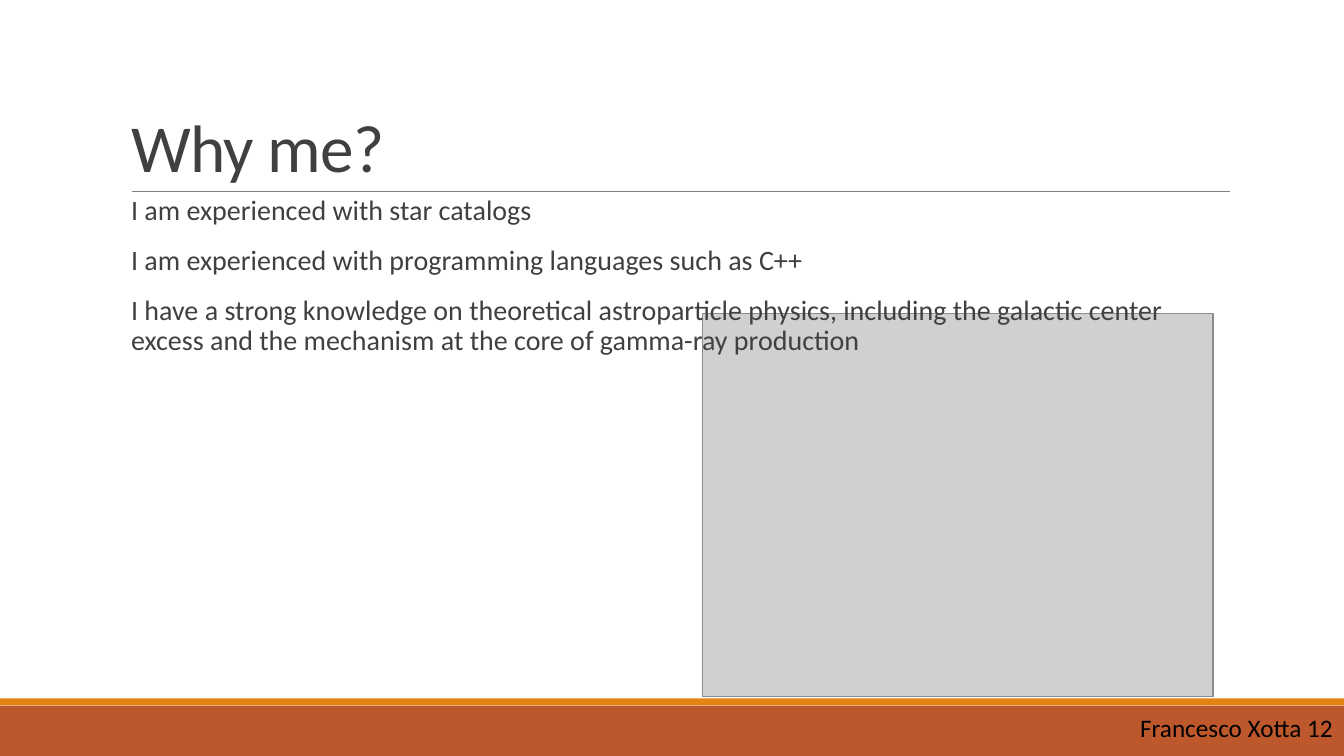
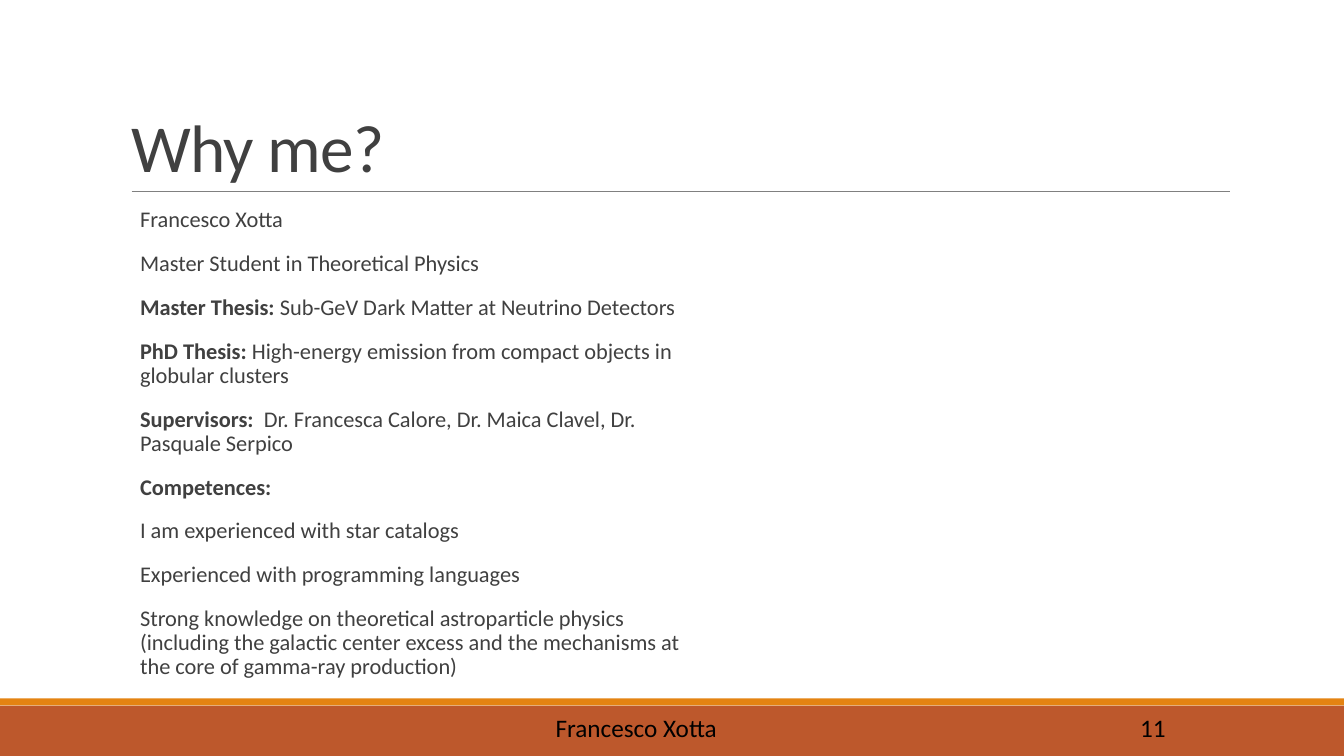
Before and after one commit to X0774/SimulationofGCE, a slide deck: slide 12 of Presentation.pptm (slide 13 before the commit). Drawn at 1344x756 pixels with LibreOffice and Linux fonts; fonts in the diff are those of the drawing; grey boxes stand for pictures. Boxes give left, top, right and bottom in pixels: in the first picture for what was removed or moved away, otherwise in the second. Text is boxed around its words. In the diff, an @@ line names an element or a change of style, - is before the commit and + after.

```diff
--- a/Presentation.pptm
+++ b/Presentation.pptm
@@ text "Francesco Xotta": place and size @@
-text "Francesco Xotta" at [131,200,1162,357]
+text "Francesco Xotta" at [140,212,679,678]
@@ text at [140,212,675,499]: paragraphs added @@
+  Francesco Xotta
+  Master Student in Theoretical Physics
+  Master Thesis: Sub-GeV Dark Matter at Neutrino Detectors
+  PhD Thesis: High-energy emission from compact objects in globular clusters
+  Supervisors: Dr. Francesca Calore, Dr. Maica Clavel, Dr. Pasquale Serpico
+  Competences:
@@ picture removed at [703,314,1213,697] @@
@@ text at [140,522,459,542]: size 20 to 16 pt in "I am experienced with star catalogs" @@
@@ text at [140,566,679,678]: text changed; size 20 to 16 pt @@
-  I am experienced with programming languages such as C++
-  I have a strong knowledge on theoretical astroparticle physics, including the galactic center excess and the mechanism at the core of gamma-ray production
+  Experienced with programming languages
+  Strong knowledge on theoretical astroparticle physics (including the galactic center excess and the mechanisms at the core of gamma-ray production)
@@ text added at [556,721,717,737], 18 pt, text #000000 @@
+Francesco Xotta
@@ text at [1140,720,1166,737]: text changed @@
-Francesco Xotta 12
+11
```
Also in this commit, not shown: 11 other slides changed, 1 slide added.
